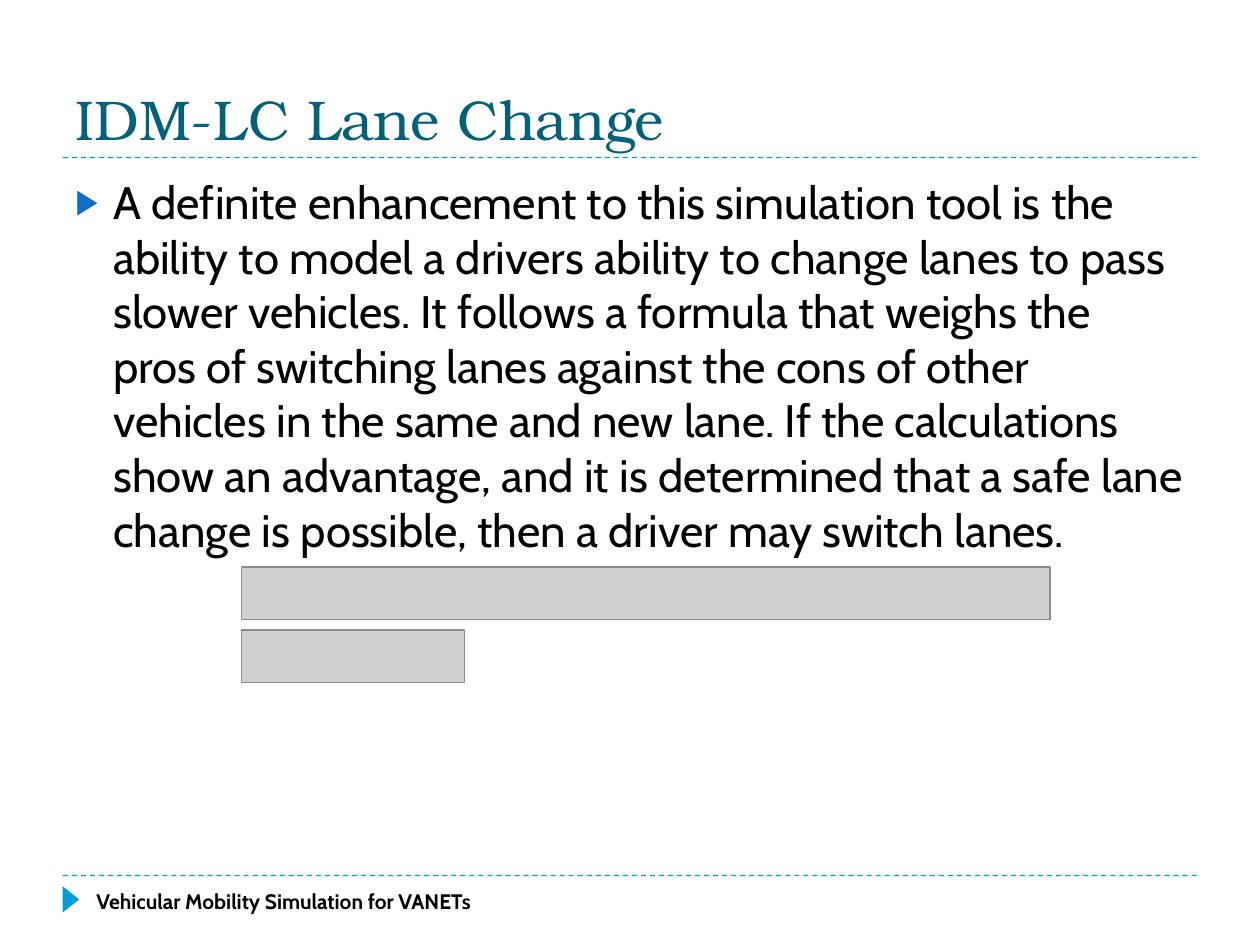
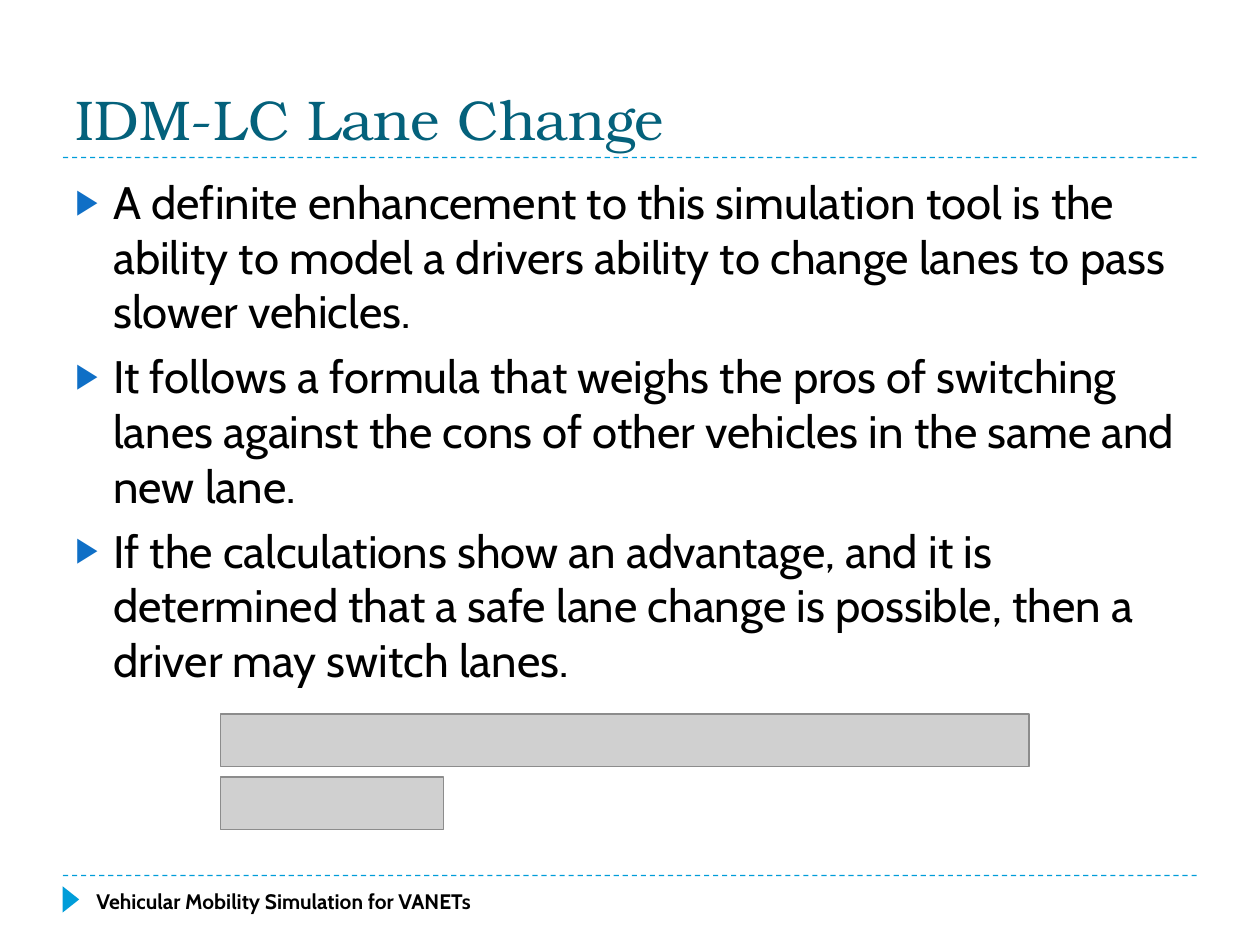
Before and after one commit to f33losopher/EEMaster_VANET, a slide deck: slide 35 of VANET_Felix.pptx. Drawn at 1260x945 pixels with LibreOffice and Linux fonts; fonts in the diff are those of the drawing; grey boxes stand for pictures. Boxes give left, top, right and bottom in pixels: in the first picture for what was removed or moved away, otherwise in the second. Text is boxed around its words. In the diff, an @@ line names an element or a change of style, - is before the commit and + after.

```diff
--- a/VANET_Felix.pptx
+++ b/VANET_Felix.pptx
@@ text at (x1=113, y1=185, x2=1175, y2=687): text changed @@
-▶ A definite enhancement to this simulation tool is the ability to model a drivers ability to change lanes to pass slower vehicles. It follows a formula that weighs the pros of switching lanes against the cons of other vehicles in the same and new lane. If the calculations show an advantage, and it is determined that a safe lane change is possible, then a driver may switch lanes.
+▶ A definite enhancement to this simulation tool is the ability to model a drivers ability to change lanes to pass slower vehicles.
+▶ It follows a formula that weighs the pros of switching lanes against the cons of other vehicles in the same and new lane.
+▶ If the calculations show an advantage, and it is determined that a safe lane change is possible, then a driver may switch lanes.
@@ picture moved from (x1=242, y1=567, x2=1051, y2=620) to (x1=220, y1=714, x2=1029, y2=767) @@
@@ picture moved from (x1=242, y1=630, x2=465, y2=683) to (x1=220, y1=777, x2=444, y2=830) @@
```
Also in this commit, not shown: 51 other slides changed, 3 slides removed, 1 other file.
